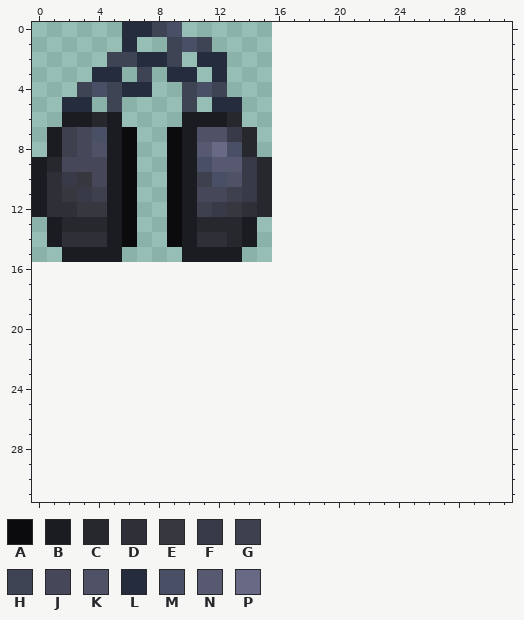
Two states of a pixel-art sprite, assets/minecraft/textures/custom/chain_cannonball.png. The first picture shows the starting point.
The file is 16x16 pixels. Colours within 5 levels of each other are drawn and written as one. The old version is drawn lined up with the new one, on the new canvas.
Palette (. is transparent): A #0b0b0e  B #1b1c22  C #27282e  D #2f3037  E #36373f  F #383a47  G #3e404d  H #3e4453  J #46485a  K #4f5166  L #252c3d  M #495065  N #575970  P #686a85
After:
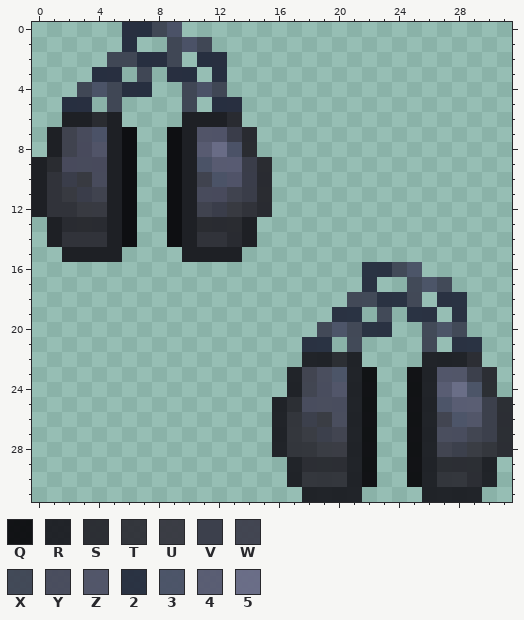
Colours new in this view: Q #0b0b0ef3  R #1b1c22f3  S #27282ef3  T #2f3037f3  U #36373ff3  V #383a47f3  W #3e404df3  X #3e4453f3  Y #46485af3  Z #4f5166f3  2 #252c3df3  3 #495065f3  4 #575970f3  5 #686a85f3
What changed:
canvas 16x16 -> 32x32
Colour A changes from #0b0b0e to #0b0b0ef9.
Colour B changes from #1b1c22 to #1b1c22f9.
Colour C changes from #27282e to #27282ef9.
Colour D changes from #2f3037 to #2f3037f9.
Colour E changes from #36373f to #36373ff9.
Colour F changes from #383a47 to #383a47f9.
Colour G changes from #3e404d to #3e404df9.
Colour H changes from #3e4453 to #3e4453f9.
Colour J changes from #46485a to #46485af9.
Colour K changes from #4f5166 to #4f5166f9.
Colour L changes from #252c3d to #252c3df9.
Colour M changes from #495065 to #495065f9.
Colour N changes from #575970 to #575970f9.
Colour P changes from #686a85 to #686a85f9.
The edit adds colour 2 in row 16 at x 22 to 23; in row 17 at x 22; in row 18 at x 23 to 24 and 27 to 28; in row 19 at x 20 to 21, 25 to 26 and 28; in row 20 at x 22 to 23; in row 21 at x 18 to 19 and 28 to 29.
The edit adds colour 3 in row 16 at x 25; in row 17 at x 26; in row 20 at x 20 and 27; in row 23 at x 20; in row 24 at x 29; in row 25 at x 27.
The edit adds colour 3 in row 26 at x 28.
The edit adds colour 4 in row 24 at x 27; in row 25 at x 28 to 29.
The edit adds colour 5 in row 24 at x 28.
The edit adds colour Q in rows 23 to 30 at x 22 and 25.
The edit adds colour R in row 22 at x 18 to 19, 21 and 26 to 28; in rows 23 to 24 at x 17, 21 and 26; in rows 25 to 28 at x 16, 21 and 26; in rows 29 to 30 at x 17, 21, 26 and 30; in row 31 at x 18 to 21 and 26 to 29.
The edit adds colour S in row 22 at x 20 and 29; in rows 23 to 24 at x 30; in row 25 at x 17 and 31; in rows 26 to 28 at x 31; in row 29 at x 18 to 20 and 27 to 29; in row 30 at x 29.
The edit adds colour T in rows 26 to 27 at x 17; in row 28 at x 17 to 18 and 30; in row 30 at x 18 to 20 and 27 to 28.
The edit adds colour U in row 26 at x 19; in row 27 at x 18; in row 28 at x 19 to 20 and 29.
The edit adds colour V in row 23 at x 29; in row 25 at x 30; in row 26 at x 18 and 30; in row 27 at x 19 and 30; in row 28 at x 28.
The edit adds colour W in rows 23 to 24 at x 18; in row 26 at x 27; in row 27 at x 20 and 29; in row 28 at x 27.
The edit adds colour X in row 16 at x 24; in row 17 at x 25 and 27; in row 18 at x 21 to 22 and 25; in row 19 at x 23; in row 20 at x 19, 21, 26 and 28; in row 21 at x 21 and 26.
The edit adds colour Y in rows 23 to 24 at x 19; in row 25 at x 18 to 20; in row 26 at x 20; in row 27 at x 27 to 28.
The edit adds colour Z in row 23 at x 27 to 28; in row 24 at x 20; in row 26 at x 29.
